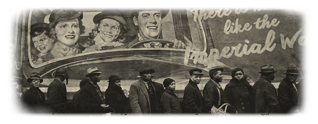
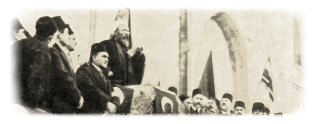
Revision of a layered 318 × 124 image; what changed, layer by layer:
renamed "Layer 2" to "Layer 4", painted on it over [8, 7, 310, 118]
